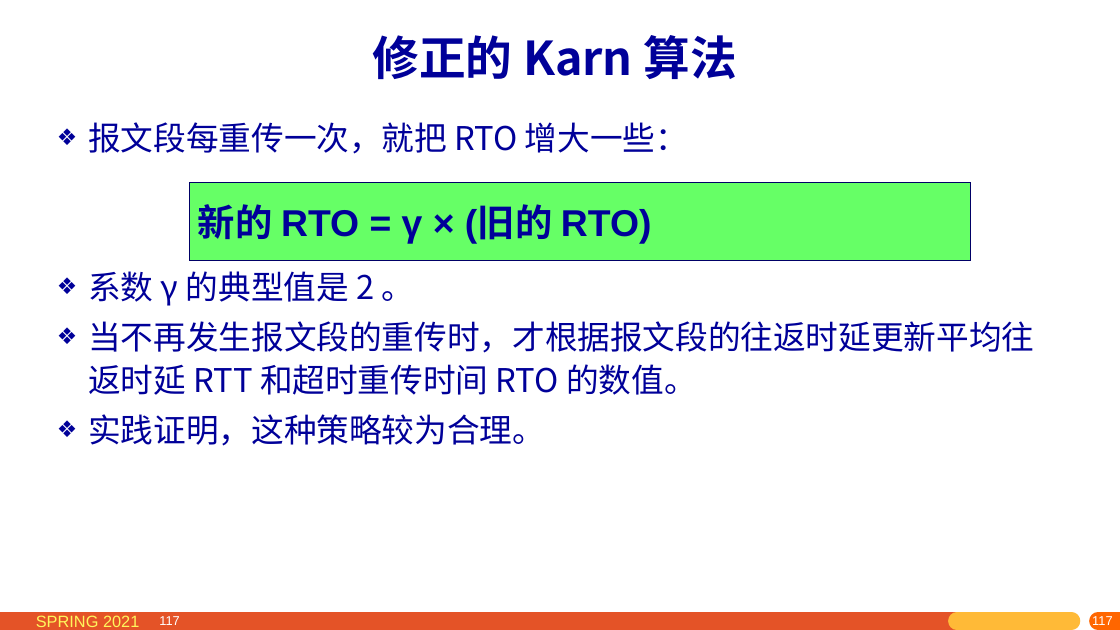
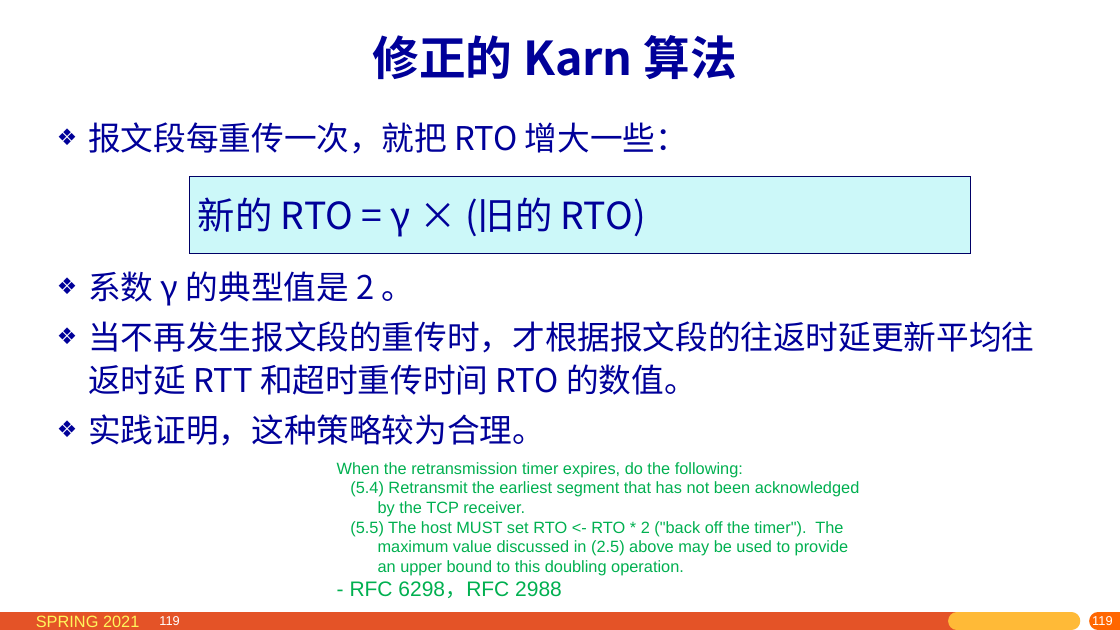
Before and after one commit to network-whu/2021, a slide deck: slide 119 of slides/instruction/05.pptx (slide 117 before the commit). Drawn at 1120x630 pixels with LibreOffice and Linux fonts; fonts in the diff are those of the drawing. Boxes give left, top, right and bottom in pixels: in the first picture for what was removed or moved away, otherwise in the second. Text is boxed around its words. In the diff, an @@ line names an element or a change of style, - is before the commit and + after.

```diff
--- a/slides/instruction/05.pptx
+++ b/slides/instruction/05.pptx
@@ rectangle "新的 RTO = γ × ..." moved from (x1=190, y1=183, x2=970, y2=260) to (x1=190, y1=176, x2=970, y2=254) @@
@@ rectangle "新的 RTO = γ × ..." at (x1=190, y1=176, x2=970, y2=254): fill #66FF66 to #CCF8F9 @@
@@ text in rectangle at (x1=198, y1=197, x2=646, y2=237): text added @@
+新的 RTO = γ × (旧的 RTO)
@@ text added at (x1=337, y1=462, x2=860, y2=598), 14 pt, text #00B050 @@
+When the retransmission timer expires, do the following:
+(5.4) Retransmit the earliest segment that has not been acknowledged
+by the TCP receiver.
+(5.5) The host MUST set RTO <- RTO * 2 ("back off the timer"). The
+maximum value discussed in (2.5) above may be used to provide
+an upper bound to this doubling operation.
+- RFC 6298，RFC 2988
@@ page number at (x1=159, y1=616, x2=179, y2=625): text changed @@
-117
+119
@@ page number at (x1=904, y1=615, x2=1120, y2=630): text changed @@
-117
+119
@@ page number at (x1=1091, y1=616, x2=1111, y2=628): text changed @@
-117
+119
@@ page number at (x1=1105, y1=616, x2=1120, y2=625): text changed @@
-117
+119
```
Also in this commit, not shown: 85 other slides changed, 10 slides added, 1 slide removed, 3 other files.
